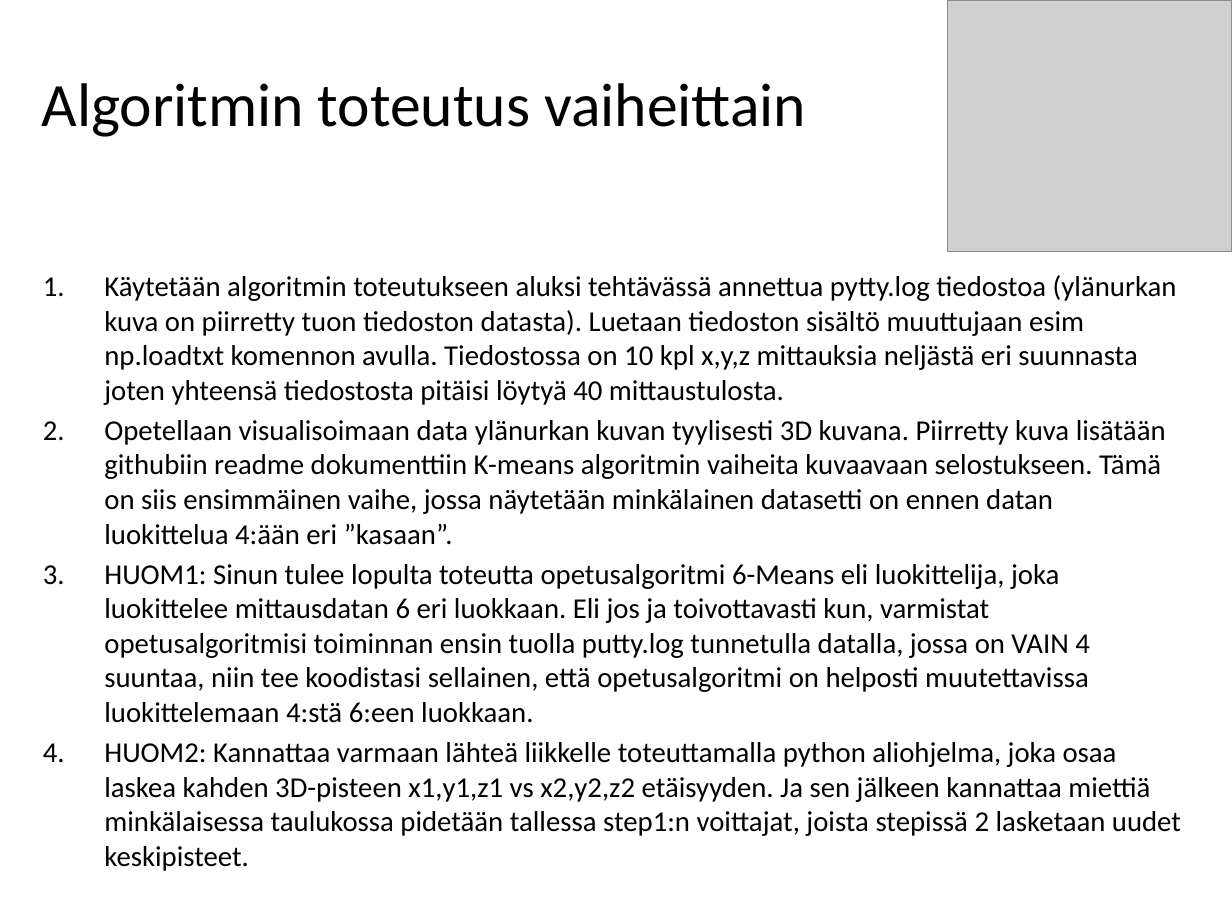
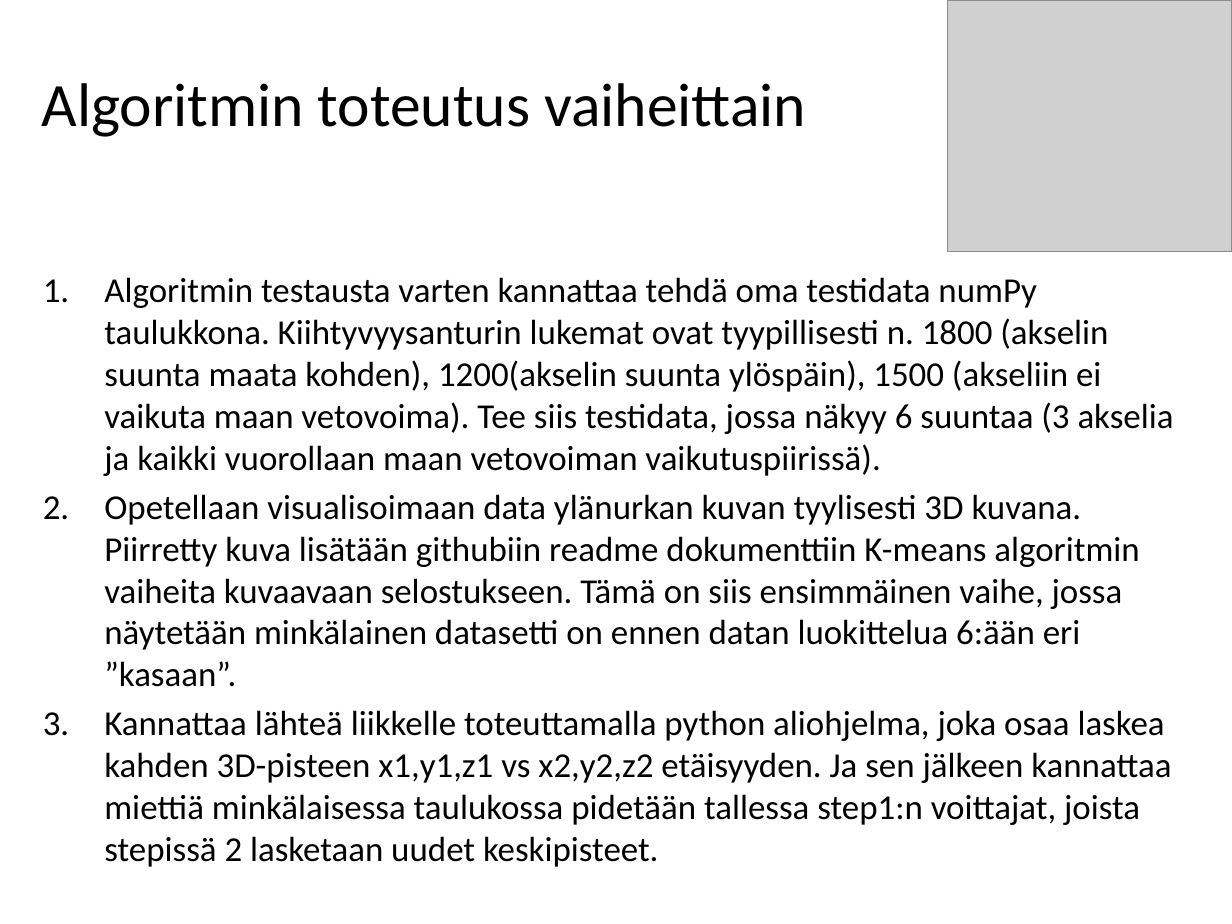
Before and after one commit to kajyrkka/TL_Project_Week5, a slide deck: slide 3 of Viikon 5 tehtavat.pptx. Drawn at 1232x924 pixels with LibreOffice and Linux fonts; fonts in the diff are those of the drawing; grey boxes stand for pictures; background and template pictures are left out. Boxes give left, top, right and bottom in pixels: in the first picture for what was removed or moved away, otherwise in the second. Text is boxed around its words. In the diff, an @@ line names an element or a change of style, - is before the commit and + after.

```diff
--- a/Viikon 5 tehtavat.pptx
+++ b/Viikon 5 tehtavat.pptx
@@ text at (104,277,1174,825): text changed; size 16.8 to 20.4 pt @@
-1. Käytetään algoritmin toteutukseen aluksi tehtävässä annettua pytty.log tiedostoa (ylänurkan kuva on piirretty tuon tiedoston datasta). Luetaan tiedoston sisältö muuttujaan esim np.loadtxt komennon avulla. Tiedostossa on 10 kpl x,y,z mittauksia neljästä eri suunnasta joten yhteensä tiedostosta pitäisi löytyä 40 mittaustulosta.
-2. Opetellaan visualisoimaan data ylänurkan kuvan tyylisesti 3D kuvana. Piirretty kuva lisätään githubiin readme dokumenttiin K-means algoritmin vaiheita kuvaavaan selostukseen. Tämä on siis ensimmäinen vaihe, jossa näytetään minkälainen datasetti on ennen datan luokittelua 4:ään eri ”kasaan”.
-3. HUOM1: Sinun tulee lopulta toteutta opetusalgoritmi 6-Means eli luokittelija, joka luokittelee mittausdatan 6 eri luokkaan. Eli jos ja toivottavasti kun, varmistat opetusalgoritmisi toiminnan ensin tuolla putty.log tunnetulla datalla, jossa on VAIN 4 suuntaa, niin tee koodistasi sellainen, että opetusalgoritmi on helposti muutettavissa luokittelemaan 4:stä 6:een luokkaan.
-4. HUOM2: Kannattaa varmaan lähteä liikkelle toteuttamalla python aliohjelma, joka osaa laskea kahden 3D-pisteen x1,y1,z1 vs x2,y2,z2 etäisyyden. Ja sen jälkeen kannattaa miettiä minkälaisessa taulukossa pidetään tallessa step1:n voittajat, joista stepissä 2 lasketaan uudet keskipisteet.
+1. Algoritmin testausta varten kannattaa tehdä oma testidata numPy taulukkona. Kiihtyvyysanturin lukemat ovat tyypillisesti n. 1800 (akselin suunta maata kohden), 1200(akselin suunta ylöspäin), 1500 (akseliin ei vaikuta maan vetovoima). Tee siis testidata, jossa näkyy 6 suuntaa (3 akselia ja kaikki vuorollaan maan vetovoiman vaikutuspiirissä).
+2. Opetellaan visualisoimaan data ylänurkan kuvan tyylisesti 3D kuvana. Piirretty kuva lisätään githubiin readme dokumenttiin K-means algoritmin vaiheita kuvaavaan selostukseen. Tämä on siis ensimmäinen vaihe, jossa näytetään minkälainen datasetti on ennen datan luokittelua 6:ään eri ”kasaan”.
+3. Kannattaa lähteä liikkelle toteuttamalla python aliohjelma, joka osaa laskea kahden 3D-pisteen x1,y1,z1 vs x2,y2,z2 etäisyyden. Ja sen jälkeen kannattaa miettiä minkälaisessa taulukossa pidetään tallessa step1:n voittajat, joista stepissä 2 lasketaan uudet keskipisteet.
```
Also in this commit, not shown: 2 other slides changed, 3 slides removed, 2 other files.
